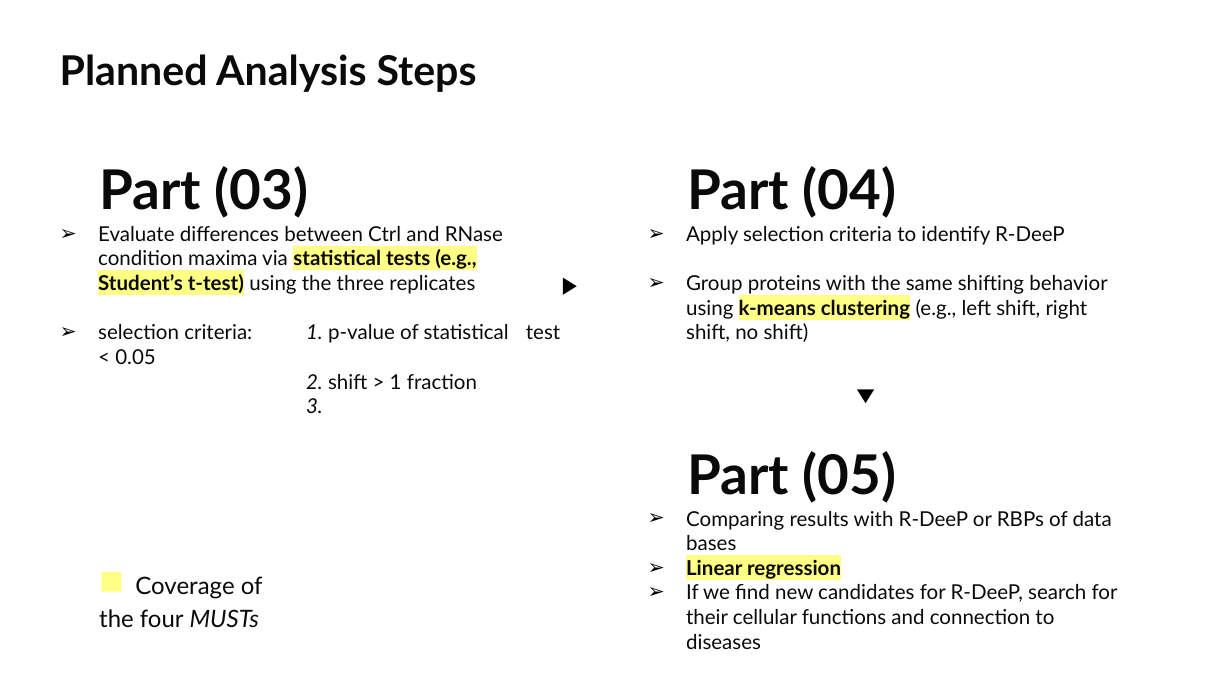
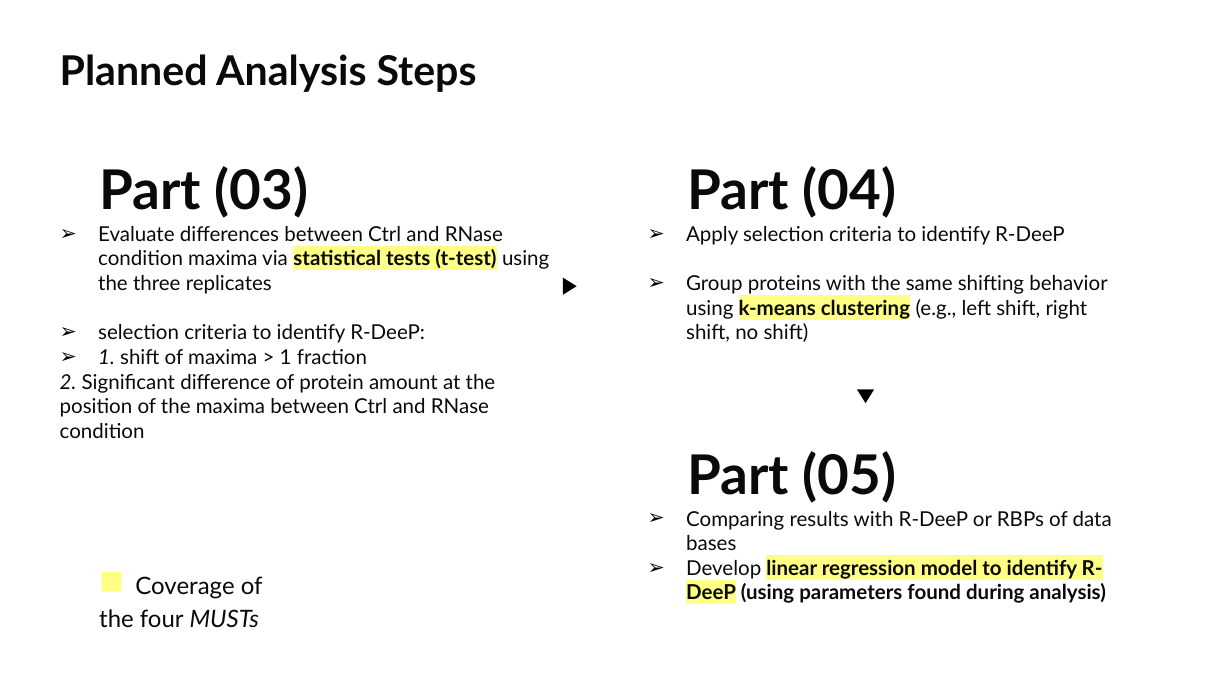
Before and after one commit to datascience-mobi-2022/2022-topic-03-team-02, a slide deck: slide 6 of projectproposal/PP.pptx (slide 4 before the commit). Drawn at 1232x693 pixels with LibreOffice and Linux fonts; fonts in the diff are those of the drawing. Boxes give left, top, right and bottom in pixels: in the first picture for what was removed or moved away, otherwise in the second. Text is boxed around its words. In the diff, an @@ line names an element or a change of style, - is before the commit and + after.

Commit message:
Changes 11.05.

```diff
--- a/projectproposal/PP.pptx
+++ b/projectproposal/PP.pptx
@@ text at <box>60,226,549,438</box>: text changed @@
-➢ Evaluate differences between Ctrl and RNase condition maxima via statistical tests (e.g., Student’s t-test) using the three replicates
-➢ selection criteria: 1. p-value of statistical test < 0.05
-    2. shift > 1 fraction
-      3.
+➢ Evaluate differences between Ctrl and RNase condition maxima via statistical tests (t-test) using the three replicates
+➢ selection criteria to identify R-DeeP:
+➢ 1. shift of maxima > 1 fraction
+    2. Significant difference of protein amount at the position of the maxima between Ctrl and RNase condition
@@ text at <box>686,559,1105,605</box>: text changed; bold on @@
-➢ Linear regression
-➢ If we find new candidates for R-DeeP, search for their cellular functions and connection to diseases
+➢ Develop linear regression model to identify R-DeeP (using parameters found during analysis)
```
Also in this commit, not shown: 4 other slides changed, 2 slides added.
